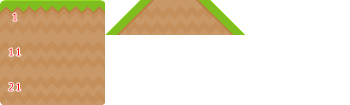
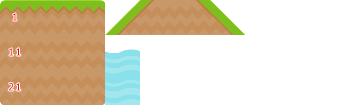
Layered file, before and after one edit (350px x 105px). Changes by layer:
added layer "Layer 3" above "Layer 2" over [105, 70, 140, 105]
added layer "Layer 2" above "Layer 1" over [105, 49, 140, 70]
